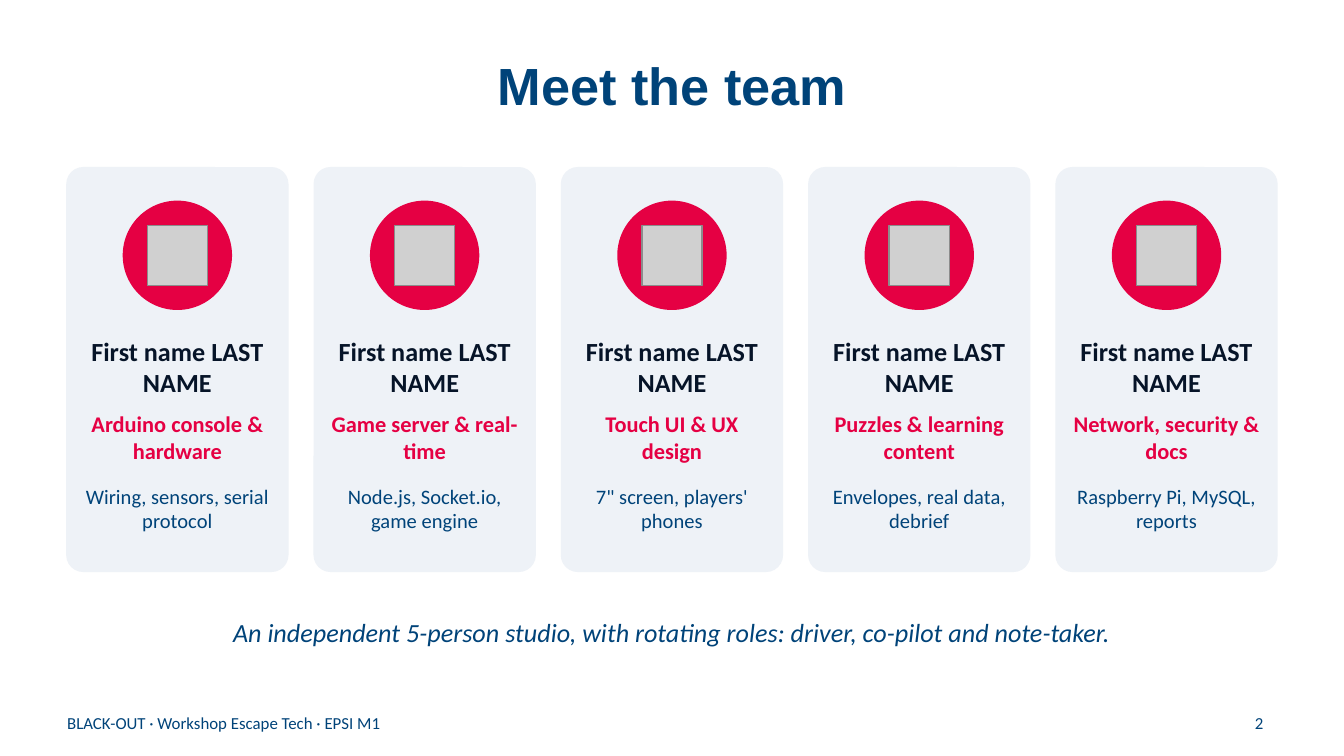
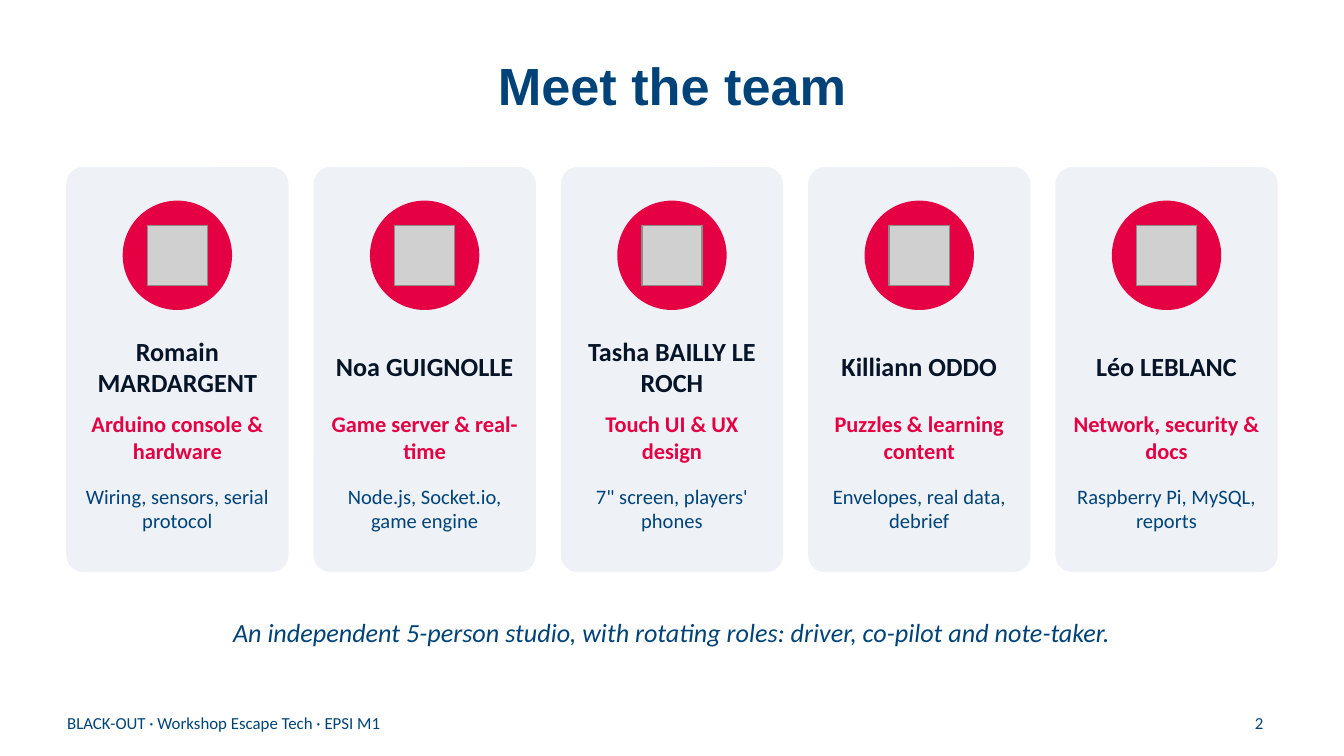
Before and after one commit to Mardarcc/workshop-deadbycci, a slide deck: slide 2 of livrables/Workshop2025-26-M1gX-pres.pptx. Drawn at 1344x756 pixels with LibreOffice and Linux fonts; fonts in the diff are those of the drawing; grey boxes stand for pictures. Boxes give left, top, right and bottom in pixels: in the first picture for what was removed or moved away, otherwise in the second. Text is boxed around its words. In the diff, an @@ line names an element or a change of style, - is before the commit and + after.

Commit message:
UPDATE présentation : noms et groupe de l'équipe

```diff
--- a/livrables/Workshop2025-26-M1gX-pres.pptx
+++ b/livrables/Workshop2025-26-M1gX-pres.pptx
@@ text at [98,342,257,392]: text changed @@
-First name LAST NAME
+Romain MARDARGENT
@@ text at [336,359,513,376]: text changed @@
-First name LAST NAME
+Noa GUIGNOLLE
@@ text at [588,342,756,392]: text changed @@
-First name LAST NAME
+Tasha BAILLY LE ROCH
@@ text at [841,357,996,376]: text changed @@
-First name LAST NAME
+Killiann ODDO
@@ text at [1096,358,1236,376]: text changed @@
-First name LAST NAME
+Léo LEBLANC
```
